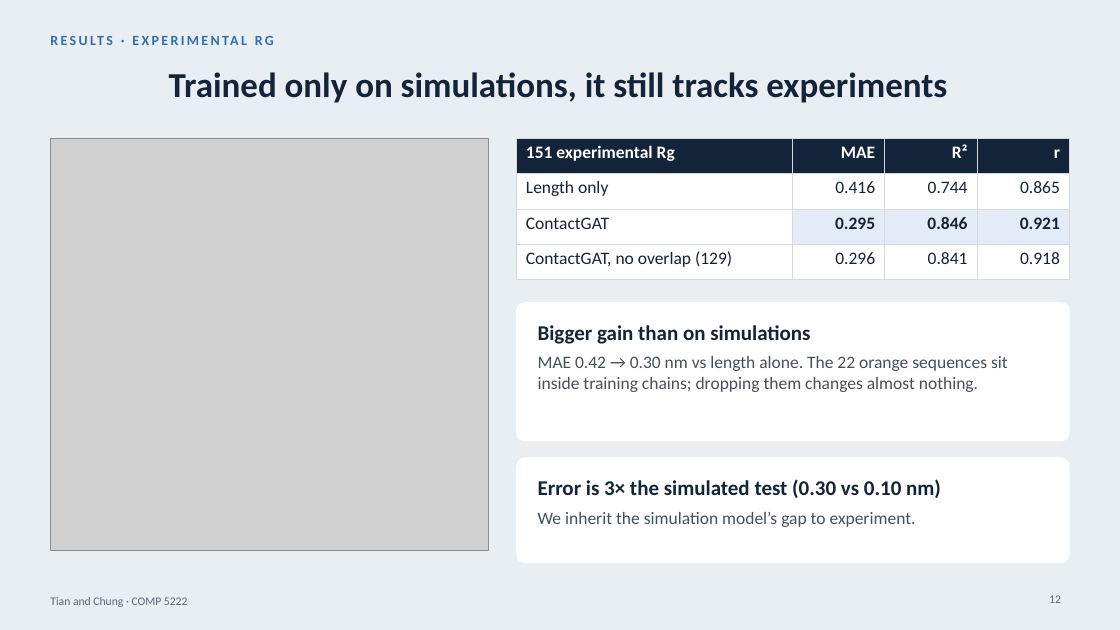
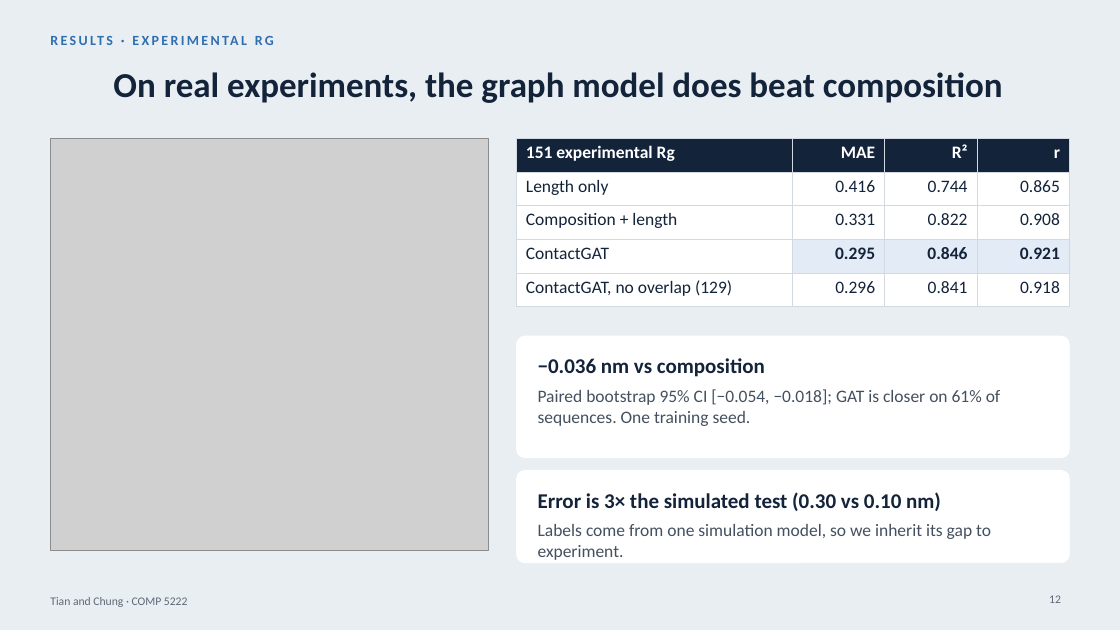
Before and after one commit to Andychung1229/claudev2, a slide deck: slide 12 of comp5222-presentation/ContactGAT_talk.pptx. Drawn at 1120x630 pixels with LibreOffice and Linux fonts; fonts in the diff are those of the drawing; grey boxes stand for pictures. Boxes give left, top, right and bottom in pixels: in the first picture for what was removed or moved away, otherwise in the second. Text is boxed around its words. In the diff, an @@ line names an element or a change of style, - is before the commit and + after.

```diff
--- a/comp5222-presentation/ContactGAT_talk.pptx
+++ b/comp5222-presentation/ContactGAT_talk.pptx
@@ title at [113,72,1003,103]: text changed @@
-Trained only on simulations, it still tracks experiments
+On real experiments, the graph model does beat composition
@@ table at [517,139,1070,300] @@
+row 3: Composition + length | 0.331 | 0.822 | 0.908
@@ rounded rectangle at [517,336,1070,458]: proportions changed @@
@@ rounded rectangle: place and size @@
-rounded rectangle at [517,302,1070,441]
+rounded rectangle at [517,336,1070,458]
@@ text at [538,358,1001,426]: text changed @@
-Bigger gain than on simulations
-MAE 0.42 → 0.30 nm vs length alone. The 22 orange sequences sit inside training chains; dropping them changes almost nothing.
+−0.036 nm vs composition
+Paired bootstrap 95% CI [−0.054, −0.018]; GAT is closer on 61% of sequences. One training seed.
@@ rounded rectangle: place and size @@
-rounded rectangle at [517,458,1070,563]
+rounded rectangle at [517,471,1070,563]
@@ rounded rectangle at [517,471,1070,563]: proportions changed @@
@@ text "Error is 3× the simulated ...": place and size @@
-text "Error is 3× the simulated ..." at [538,479,941,527]
+text "Error is 3× the simulated ..." at [538,492,991,539]
@@ text at [538,524,991,539]: text changed @@
-We inherit the simulation model’s gap to experiment.
+Labels come from one simulation model, so we inherit its gap to experiment.
```
Also in this commit, not shown: 2 other slides changed, 1 slide added, 1 slide removed, 12 other files.
